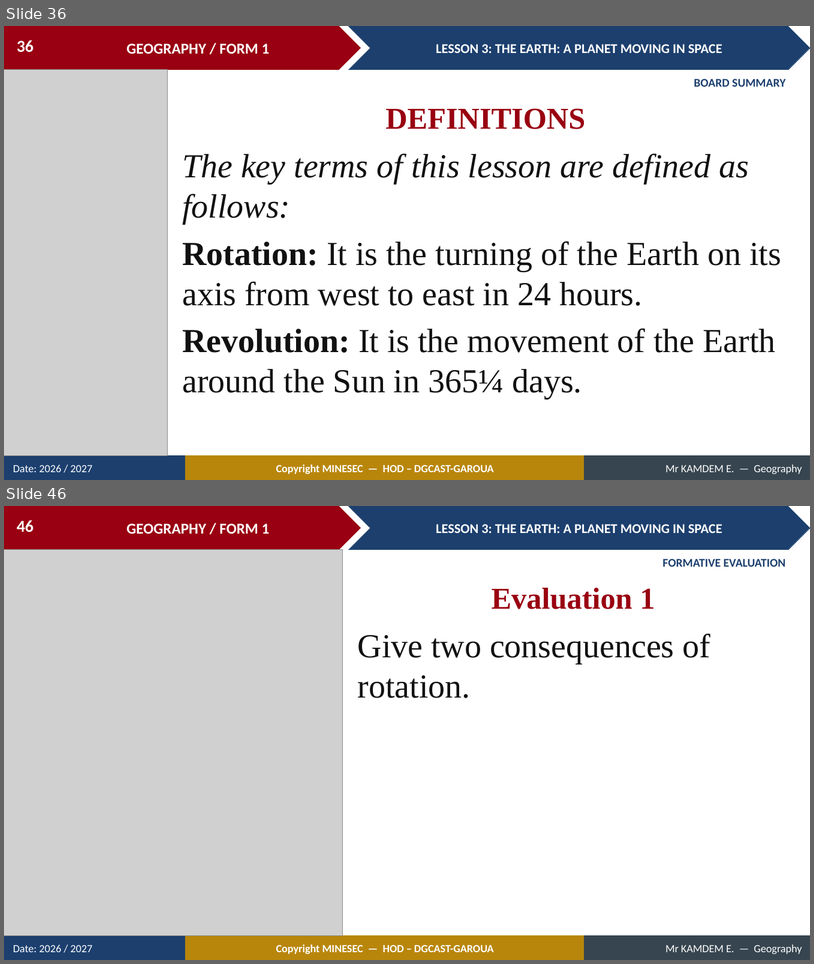
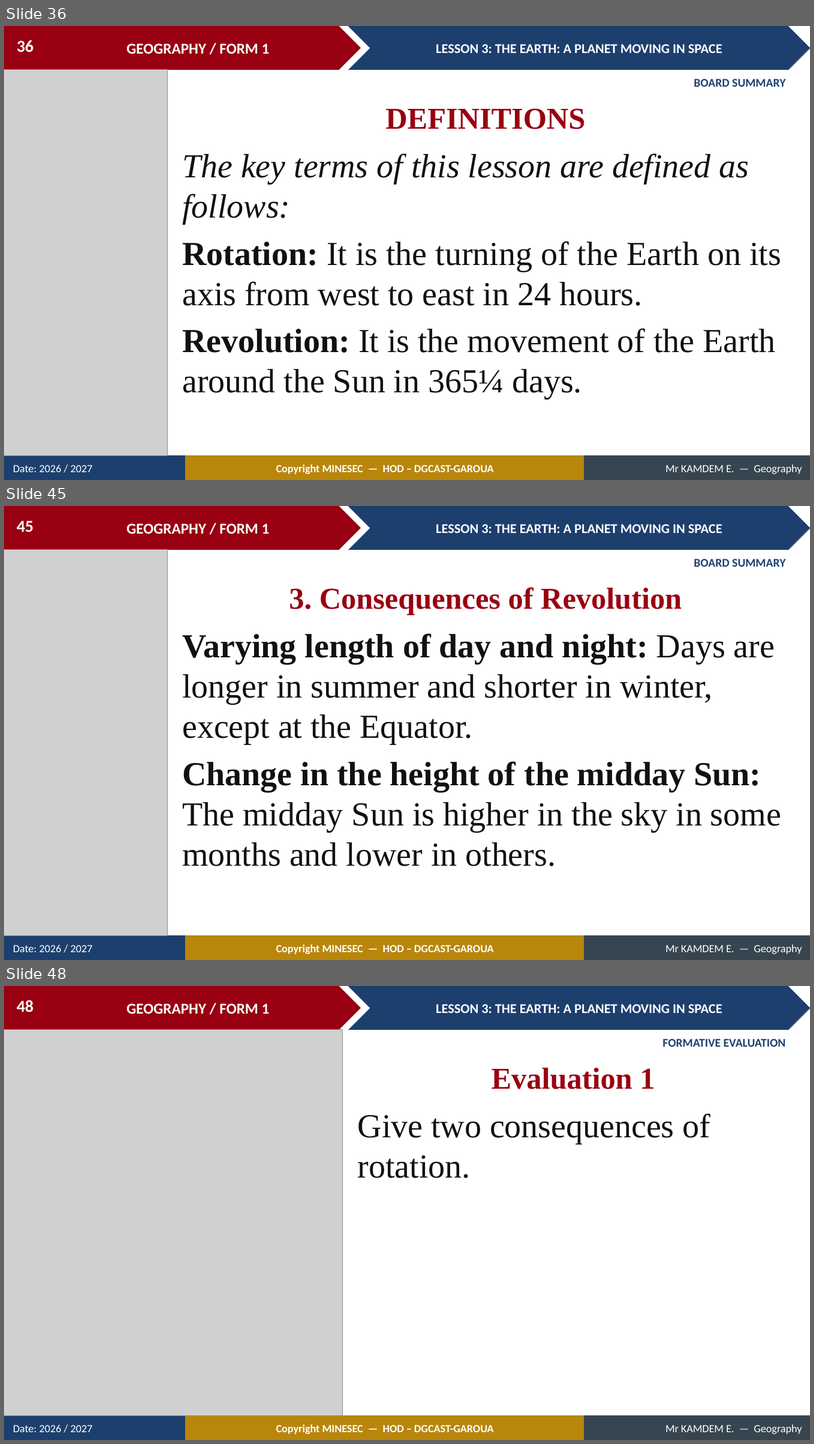
Before and after one commit to Berthautk/linea-github, a slide deck: lecons/F1/05_F1_M1_L03_The_Earth_A_Planet_Moving_in_Space.pptx. Shown one above the other, each under a label of ours: slides 36 and 46 before the commit, slides 36, 45 and 48 after it; the slides between them are not shown. The pictures are 814x964 and 814x1444 pixels, drawn with LibreOffice and Linux fonts; fonts in the diff are those of the drawing; grey boxes stand for pictures. Boxes give left, top, right and bottom in pixels: in the first picture for what was removed or moved away, otherwise in the second. Text is boxed around its words. In the diff, an @@ line names an element or a change of style, - is before the commit and + after.

```diff
--- a/lecons/F1/05_F1_M1_L03_The_Earth_A_Planet_Moving_in_Space.pptx
+++ b/lecons/F1/05_F1_M1_L03_The_Earth_A_Planet_Moving_in_Space.pptx
@@ slide 45 added at (4,506,810,960), background #FFFFFF; not listed: 9 template elements that a slide beside it also shows @@
@@ page number added at (17,520,33,532), 20 pt, text #FFFFFF, bold @@
+45
@@ picture added at (4,550,167,936) @@
@@ text added at (694,559,786,567), 14 pt, text #1C3F6E, bold @@
+BOARD SUMMARY
@@ text added at (289,587,682,615), 36 pt, text #990011, bold @@
+3. Consequences of Revolution
@@ text added at (182,633,782,866), 40 pt, text #111111 @@
+Varying length of day and night: Days are longer in summer and shorter in winter, except at the Equator.
+Change in the height of the midday Sun: The midday Sun is higher in the sky in some months and lower in others.
@@ what was slide 46 is now slide 48 @@
@@ page number at (17,1000,33,1012): text changed @@
-46
+48
```
Also in this commit, not shown: 9 slides changed, 2 other slides added, 1 slide removed, 1 other file.
